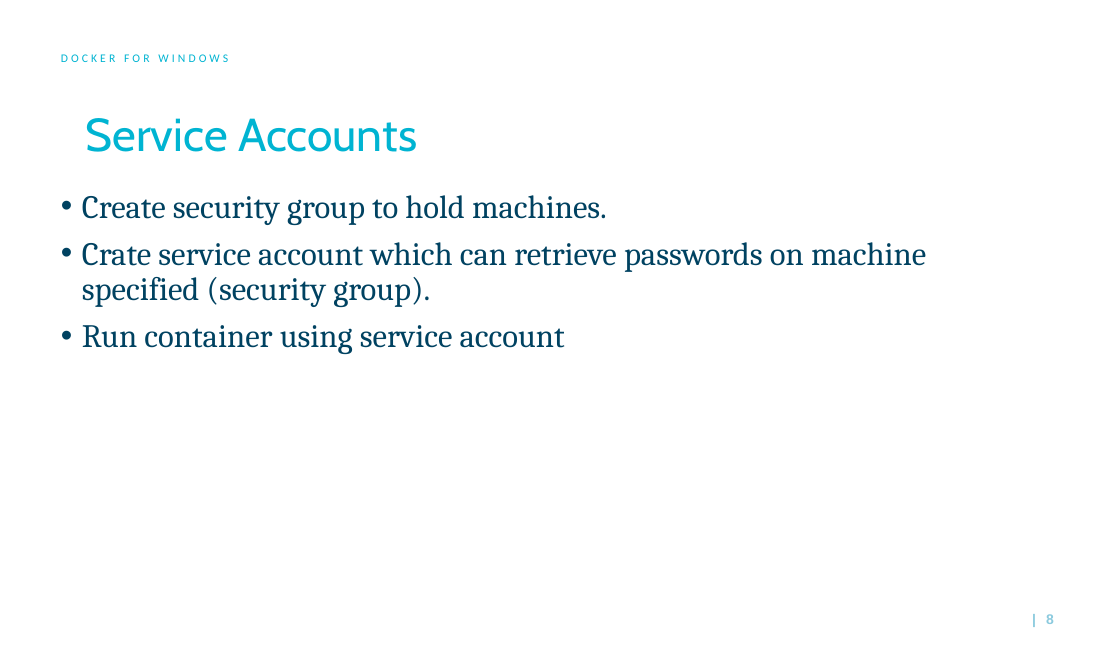
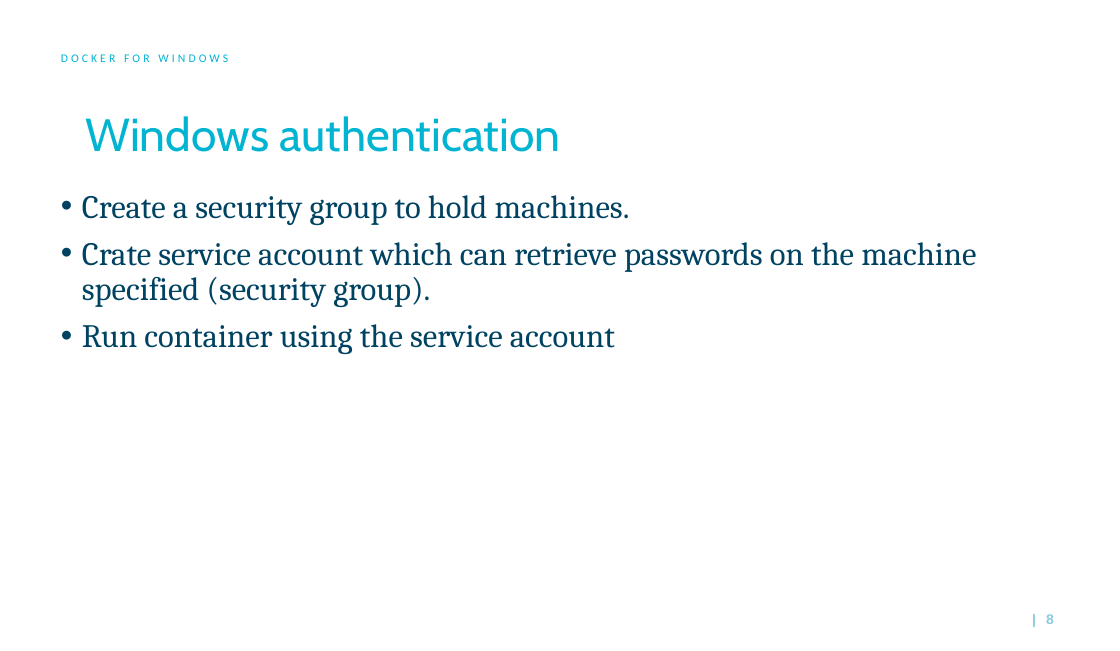
Before and after one commit to priyakantpatel/windows-containers, a slide deck: slide 8 of demo-win-container.pptx. Drawn at 1120x651 pixels with LibreOffice and Linux fonts; fonts in the diff are those of the drawing; background and template pictures are left out. Boxes give left, top, right and bottom in pixels: in the first picture for what was removed or moved away, otherwise in the second. Text is boxed around its words. In the diff, an @@ line names an element or a change of style, - is before the commit and + after.

```diff
--- a/demo-win-container.pptx
+++ b/demo-win-container.pptx
@@ title at (85,116,561,152): text changed @@
-Service Accounts
+Windows authentication
@@ text at (82,195,976,354): text changed @@
-• Create security group to hold machines.
-• Crate service account which can retrieve passwords on machine specified (security group).
-• Run container using service account
+• Create a security group to hold machines.
+• Crate service account which can retrieve passwords on the machine specified (security group).
+• Run container using the service account
```
Also in this commit, not shown: 4 other slides changed, 1 other file.
